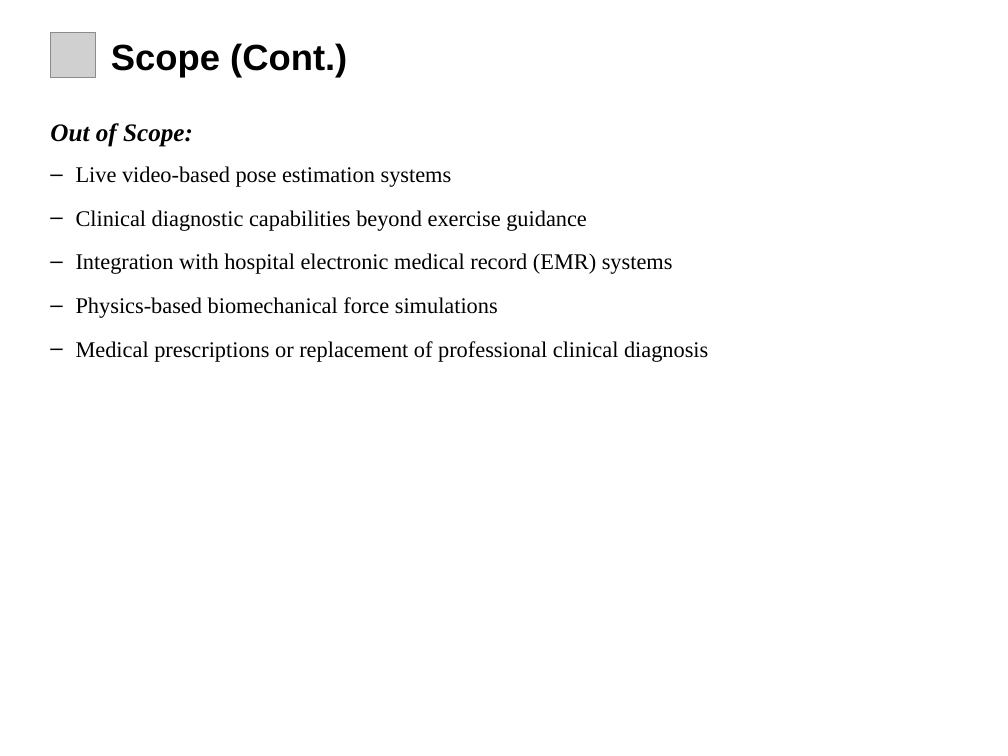
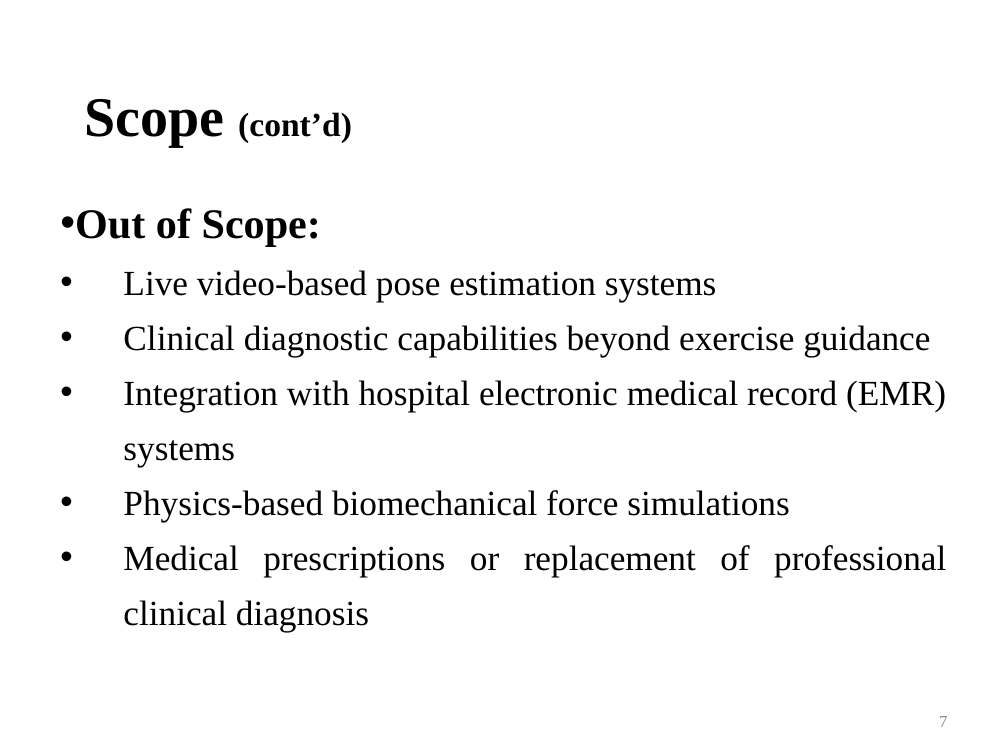
Before and after one commit to Tehreem-cmpsc/intelirehab, a slide deck: slide 7 of docs/presentations/InteliRehab_60_Percent_Presentation.pptx (slide 5 before the commit). Drawn at 1008x756 pixels with LibreOffice and Linux fonts; fonts in the diff are those of the drawing; grey boxes stand for pictures. Boxes give left, top, right and bottom in pixels: in the first picture for what was removed or moved away, otherwise in the second. Text is boxed around its words. In the diff, an @@ line names an element or a change of style, - is before the commit and + after.

```diff
--- a/docs/presentations/InteliRehab_60_Percent_Presentation.pptx
+++ b/docs/presentations/InteliRehab_60_Percent_Presentation.pptx
@@ picture removed at <box>50,32,96,78</box> @@
@@ title at <box>84,99,352,147</box>: text changed; size 26 to 24 pt; font Arial to Times New Roman @@
-Scope (Cont.)
+Scope (cont’d)
@@ text "Out of Scope:": place and size @@
-text "Out of Scope:" at <box>50,123,708,362</box>
+text "Out of Scope:" at <box>75,208,946,632</box>
@@ text "Out of Scope:" at <box>75,208,946,632</box>: size 18 to 30.1 pt, italic off in "Out of Scope:"; size 16 to 25.2 pt; bullet none to •; line spacing 1 to 0.8; less space between paragraphs; alignment left to justified; bullet – to •; line spacing 1 to 1.3 @@
@@ page number added at <box>939,716,947,727</box>, 12 pt, text #8C8C8C @@
+7
```
Also in this commit, not shown: 12 other slides changed, 24 slides added, 12 slides removed, 55 other files.
